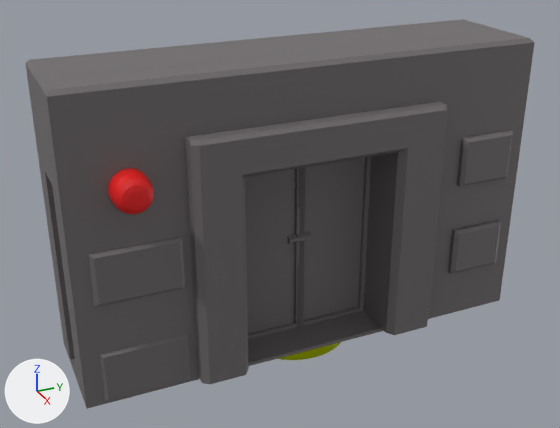
A saved change to the FBX model Content/Assets/Geometry/Mesh/Gate_main_wall.fbx.
Both versions are drawn from a 50 mm camera at (11.17, -5.27, 7.81) aimed at (0.14, -0.3, 2.3). The axes (+X, +Y, +Z) are drawn at lower left. The lights are the same throughout. Where no turn or scale is listed for an object, it has been applied to the vertices.

Before the edit, the objects in view are built like this:
```python
me_circle = bpy.data.meshes.new('Circle')
me_circle.from_pydata(...)  # 382 vertices, 368 faces; spans x -1.0..1.0, y -1.0..1.0, z -0.09..0.09
me_circle.materials.append(mat_gold)  # yellow #d6e700
me_cube_009 = bpy.data.meshes.new('Cube.009')
me_cube_009.from_pydata(...)  # 702 vertices, 666 faces; spans x -1.0..1.41, y -4.0..4.0, z 0.0..5.08
# faces by material slot: [536, 130]
me_cube_009.materials.append(mat_walls)  # dark grey #6e6a6b
me_cube_009.materials.append(mat_alarmlight)  # red #e71616
me_cube_010 = bpy.data.meshes.new('Cube.010')
me_cube_010.from_pydata(...)  # 540 vertices, 446 faces; spans x -0.26..0.34, y -0.63..0.63, z 0.0..2.66
# faces by material slot: [56, 390]
me_cube_010.materials.append(mat_walls)  # dark grey #6e6a6b
me_cube_010.materials.append(mat_alarmlight)  # red #e71616
me_cube_013 = bpy.data.meshes.new('Cube.013')
me_cube_013.from_pydata(...)  # 48 vertices, 46 faces; spans x -0.33..0.33, y -1.33..0.0, z 0.06..3.51
me_cube_013.materials.append(mat_walls)  # dark grey #6e6a6b
me_cube_014 = bpy.data.meshes.new('Cube.014')
me_cube_014.from_pydata(...)  # 48 vertices, 46 faces; spans x -0.33..0.33, y 0.0..1.33, z 0.06..3.51
me_cube_014.materials.append(mat_walls)  # dark grey #6e6a6b
ob_circle = bpy.data.objects.new('Circle', me_circle)
ob_circle.location = (0.0, 0.0, -0.09)
ob_gate_box = bpy.data.objects.new('Gate_box', me_cube_010)
ob_gate_box.location = (0.0, 0.0, 0.0)
ob_gate_door_l = bpy.data.objects.new('Gate_door_L', me_cube_013)
ob_gate_door_l.location = (0.0, 0.0, 0.0)
ob_gate_door_r = bpy.data.objects.new('Gate_door_R', me_cube_014)
ob_gate_door_r.location = (0.0, 0.0, 0.0)
ob_gate_wall = bpy.data.objects.new('Gate_wall', me_cube_009)
ob_gate_wall.location = (0.0, 0.0, 0.0)
```
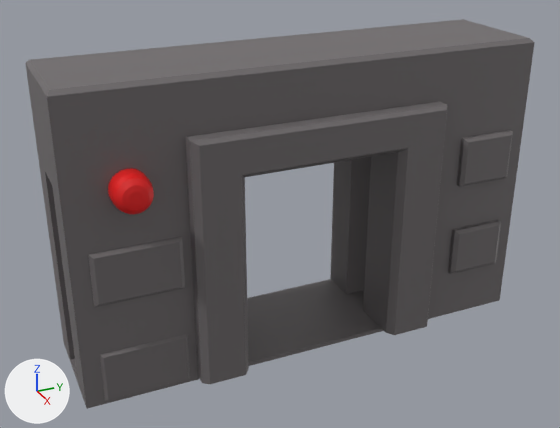
Pixel boxes [x1, y1, x2, y2] of what changed, in the pictures (560 x 428 px):
'Gate_door_R', deleted
    before: [297, 157, 371, 326]
'Gate_door_L', deleted
    before: [245, 168, 299, 339]
'Circle', deleted
    before: [278, 342, 341, 360]
'Gate_box', deleted
    before: [288, 207, 312, 266]

Patch to the scene script:
```diff
--- a/Content/Assets/Geometry/Mesh/Gate_main_wall.fbx.py
+++ b/Content/Assets/Geometry/Mesh/Gate_main_wall.fbx.py
@@ ob_circle @@
-ob_circle = bpy.data.objects.new('Circle', me_circle)
-ob_circle.location = (0.0, 0.0, -0.09)
@@ ob_gate_door_r @@
-ob_gate_door_r = bpy.data.objects.new('Gate_door_R', me_cube_014)
-ob_gate_door_r.location = (0.0, 0.0, 0.0)
@@ ob_gate_box @@
-ob_gate_box = bpy.data.objects.new('Gate_box', me_cube_010)
-ob_gate_box.location = (0.0, 0.0, 0.0)
@@ ob_gate_door_l @@
-ob_gate_door_l = bpy.data.objects.new('Gate_door_L', me_cube_013)
-ob_gate_door_l.location = (0.0, 0.0, 0.0)
```
